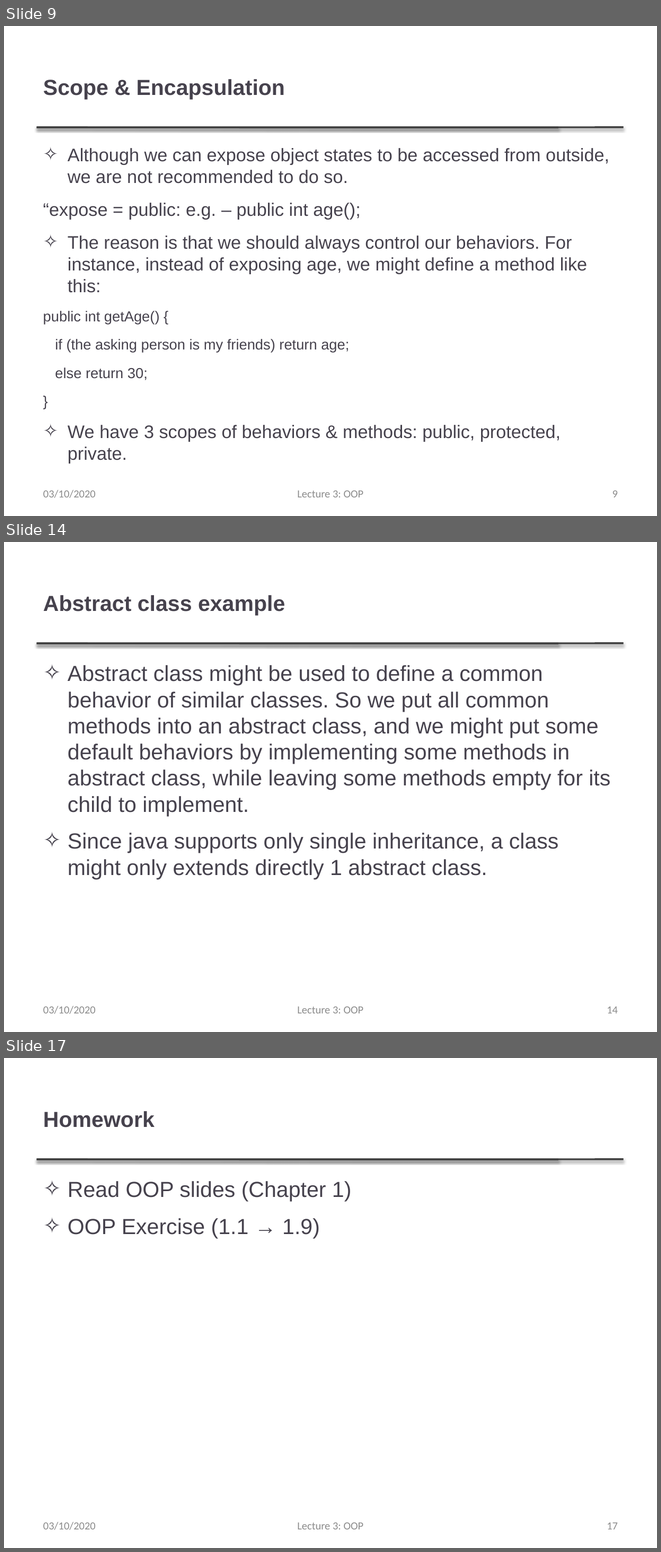
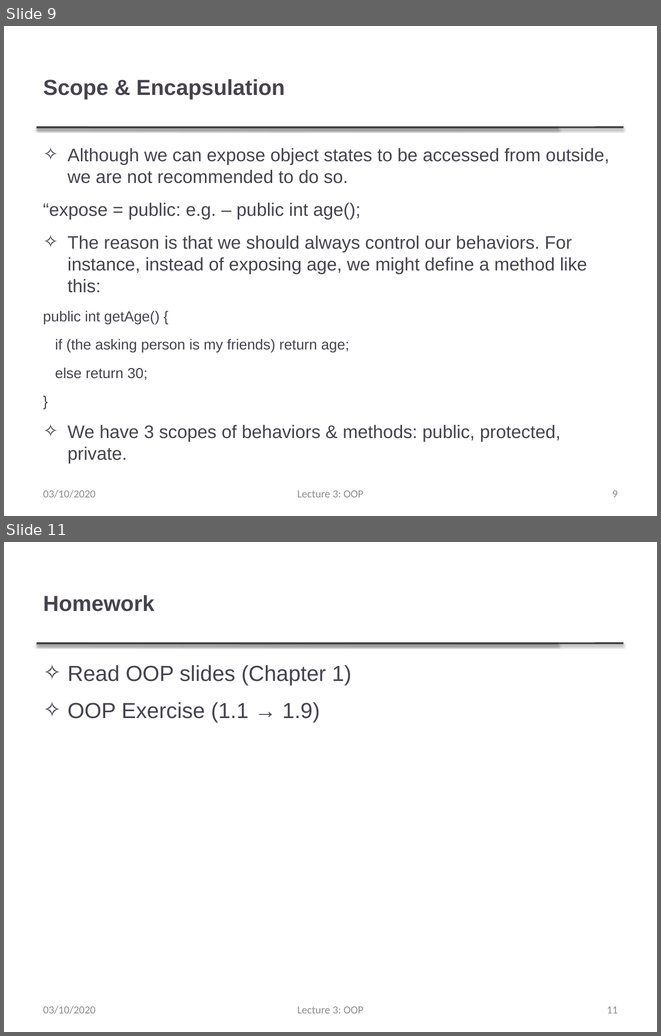
Before and after one commit to thanqminh/thanqminh.github.io, a slide deck: courses/oopjava/lecture3.pptx. Shown one above the other, each under a label of ours: slides 9, 14 and 17 before the commit, slides 9 and 11 after it; the slides between them are not shown. The pictures are 661x1552 and 661x1036 pixels, drawn with LibreOffice and Linux fonts; fonts in the diff are those of the drawing. Boxes give left, top, right and bottom in pixels: in the first picture for what was removed or moved away, otherwise in the second. Text is boxed around its words. In the diff, an @@ line names an element or a change of style, - is before the commit and + after.

```diff
--- a/courses/oopjava/lecture3.pptx
+++ b/courses/oopjava/lecture3.pptx
@@ slide 14 removed at [4,542,657,1032], background #FFFFFF; not listed: 2 template elements that a slide beside it also shows @@
@@ title removed at [43,595,285,615] @@
-Abstract class example
@@ text removed at [68,665,610,879] @@
-✧ Abstract class might be used to define a common behavior of similar classes. So we put all common methods into an abstract class, and we might put some default behaviors by implementing some methods in abstract class, while leaving some methods empty for its child to implement.
-✧ Since java supports only single inheritance, a class might only extends directly 1 abstract class.
@@ text removed at [43,1006,96,1014] @@
-03/10/2020
@@ text removed at [297,1006,364,1013] @@
-Lecture 3: OOP
@@ page number removed at [607,1006,618,1013] @@
-14
@@ what was slide 17 is now slide 11 @@
@@ page number at [607,1006,618,1013]: text changed @@
-17
+11
```
Also in this commit, not shown: 3 slides changed, 5 other slides removed, 1 other file.
